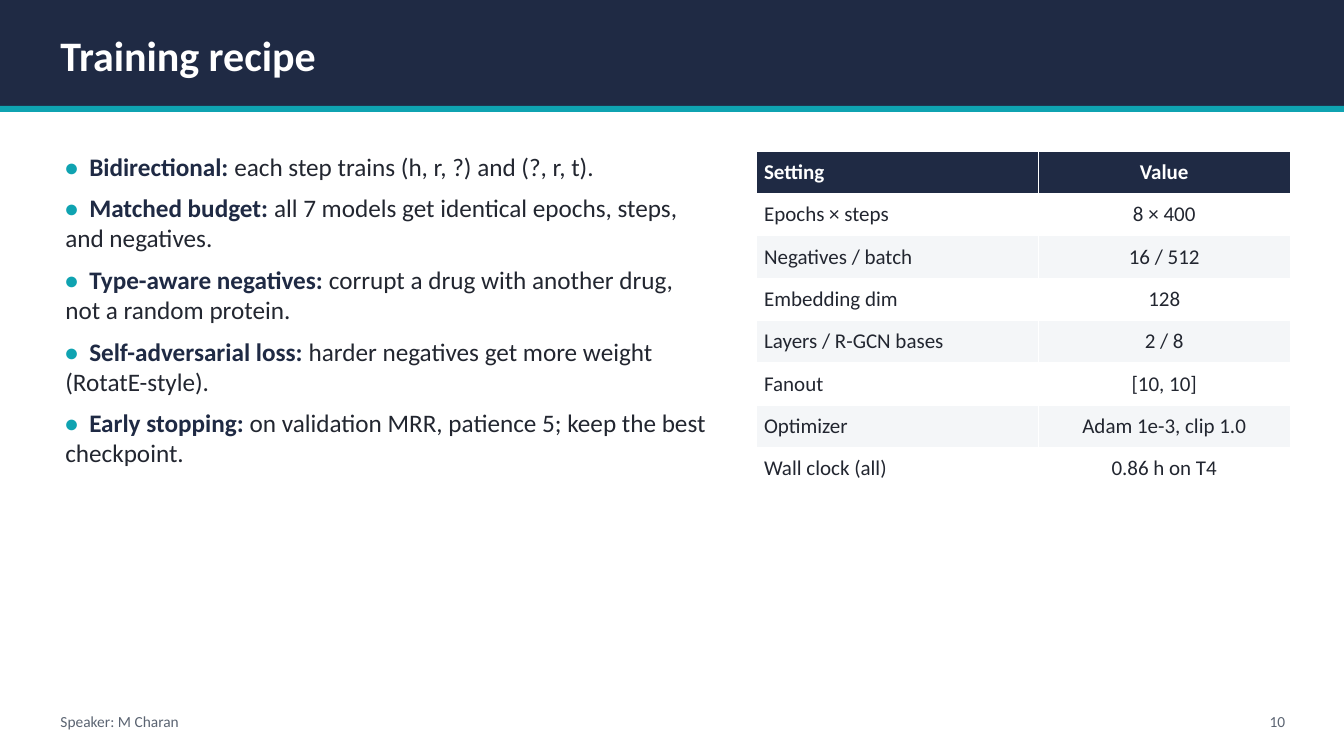
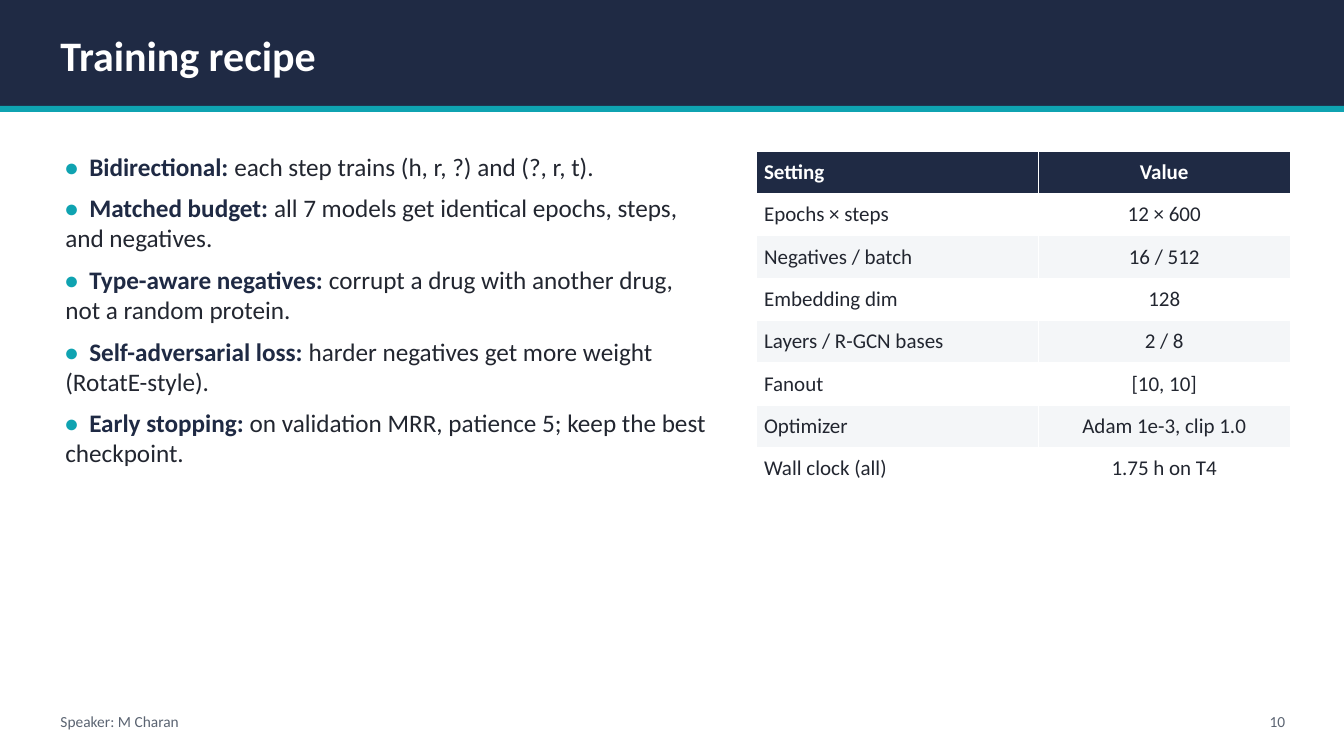
Before and after one commit to Charanponaganti/Knowledge-Graph-Completion-with-R-GCN-CompGCN, a slide deck: slide 10 of report/slides/kg_completion_presentation.pptx. Drawn at 1344x756 pixels with LibreOffice and Linux fonts; fonts in the diff are those of the drawing. Boxes give left, top, right and bottom in pixels: in the first picture for what was removed or moved away, otherwise in the second. Text is boxed around its words. In the diff, an @@ line names an element or a change of style, - is before the commit and + after.

```diff
--- a/report/slides/kg_completion_presentation.pptx
+++ b/report/slides/kg_completion_presentation.pptx
@@ table at (x1=756, y1=151, x2=1291, y2=490) @@
-row 2, column 2: 8 × 400
+row 2, column 2: 12 × 600
-row 8, column 2: 0.86 h on T4
+row 8, column 2: 1.75 h on T4
```
Also in this commit, not shown: 8 other slides changed, 27 other files.
